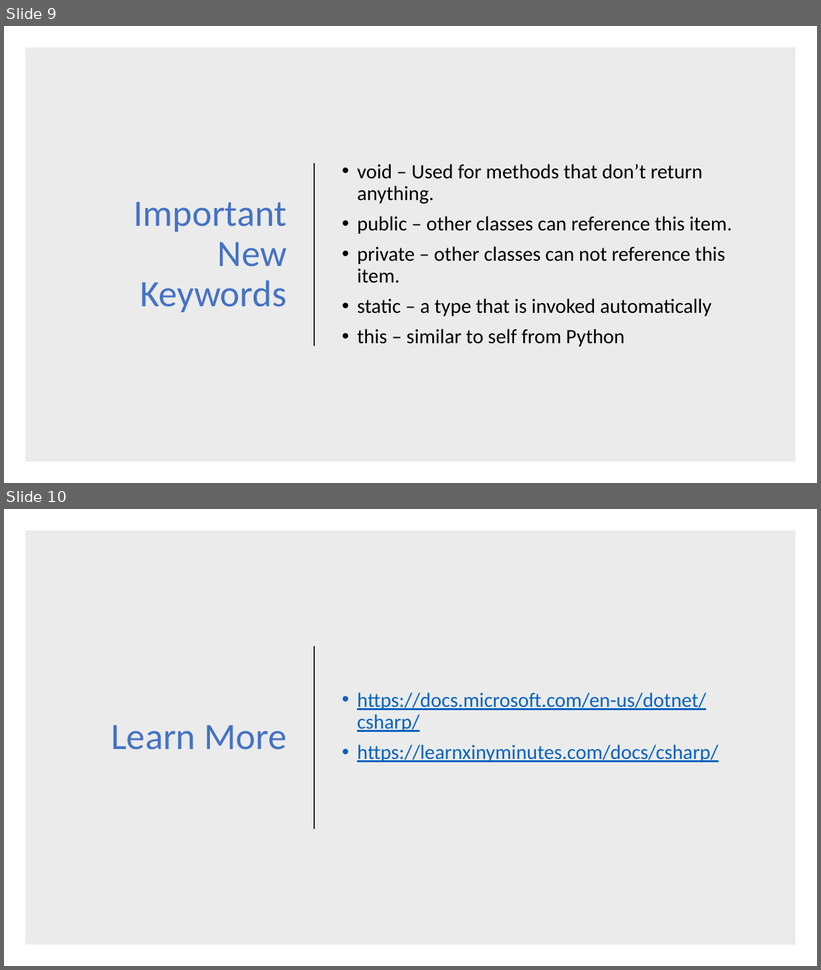
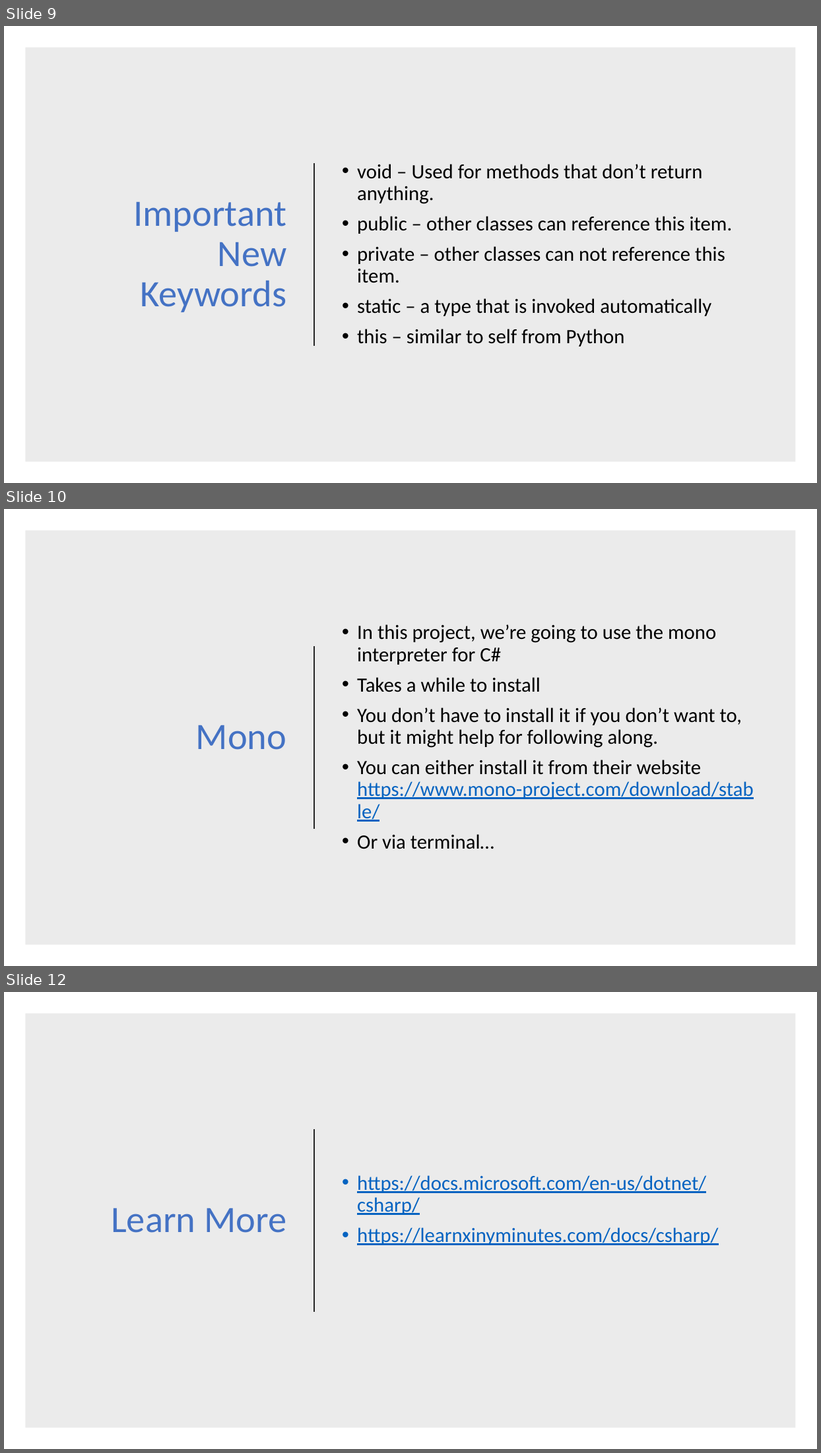
Before and after one commit to snauman817/csharp-presentation, a slide deck: Presentation1.pptx. Shown one above the other, each under a label of ours: slides 9 and 10 before the commit, slides 9, 10 and 12 after it; the slides between them are not shown. The pictures are 821x970 and 821x1453 pixels, drawn with LibreOffice and Linux fonts; fonts in the diff are those of the drawing. Boxes give left, top, right and bottom in pixels: in the first picture for what was removed or moved away, otherwise in the second. Text is boxed around its words. In the diff, an @@ line names an element or a change of style, - is before the commit and + after.

```diff
--- a/Presentation1.pptx
+++ b/Presentation1.pptx
@@ slide 10 added at (x1=4, y1=509, x2=817, y2=966), background #FFFFFF @@
@@ rectangle added at (x1=25, y1=530, x2=796, y2=945), fill #000000 at 8% opacity @@
@@ text added at (x1=357, y1=625, x2=754, y2=850), 24 pt, text #000000 @@
+• In this project, we’re going to use the mono interpreter for C#
+• Takes a while to install
+• You don’t have to install it if you don’t want to, but it might help for following along.
+• You can either install it from their website https://www.mono-project.com/download/stable/
+• Or via terminal…
@@ line added from (314, 646) to (314, 829), #262626 1.5 pt @@
@@ title added at (x1=196, y1=725, x2=286, y2=750), 44 pt, text #4472C4 @@
+Mono
@@ what was slide 10 is now slide 12 @@
```
Also in this commit, not shown: 1 slide changed, 1 other slide added.
